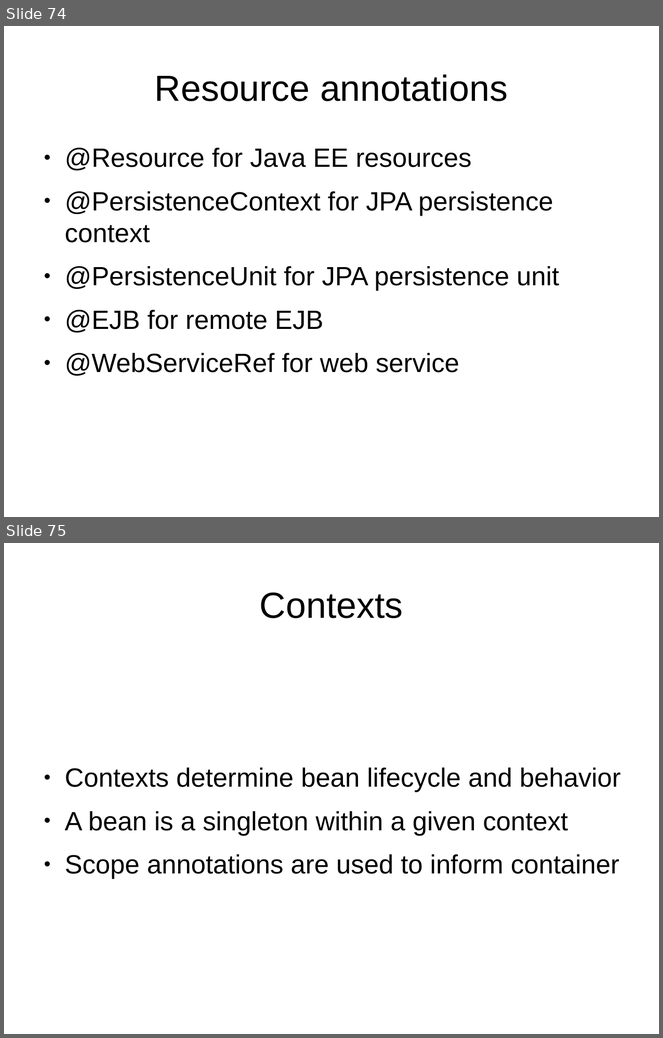
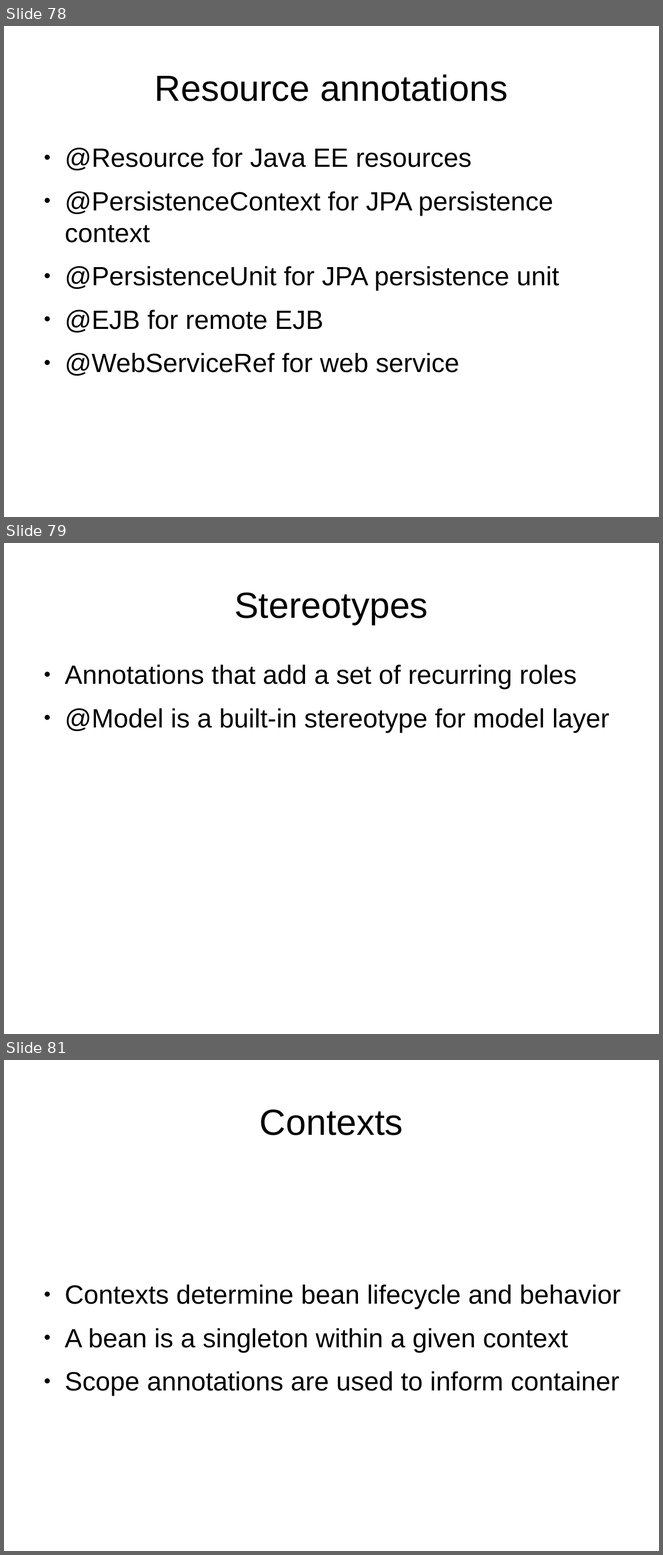
Before and after one commit to FrigoCoder/CDI, a slide deck: CDI.odp. Shown one above the other, each under a label of ours: slides 74 and 75 before the commit, slides 78, 79 and 81 after it; the slides between them are not shown. The pictures are 663x1038 and 663x1555 pixels, drawn with LibreOffice and Linux fonts; fonts in the diff are those of the drawing. Boxes give left, top, right and bottom in pixels: in the first picture for what was removed or moved away, otherwise in the second. Text is boxed around its words. In the diff, an @@ line names an element or a change of style, - is before the commit and + after.

```diff
--- a/CDI.odp
+++ b/CDI.odp
@@ slide 79 added at box(4, 543, 659, 1034), background #FFFFFF @@
@@ title added at box(234, 592, 428, 625), 44 pt, text #000000 @@
+Stereotypes
@@ text added at box(65, 665, 610, 733), 32 pt, text #000000 @@
+● Annotations that add a set of recurring roles
+● @Model is a built-in stereotype for model layer
@@ what was slide 74 is now slide 78 @@
@@ what was slide 75 is now slide 81 @@
```
Also in this commit, not shown: 5 other slides added.
